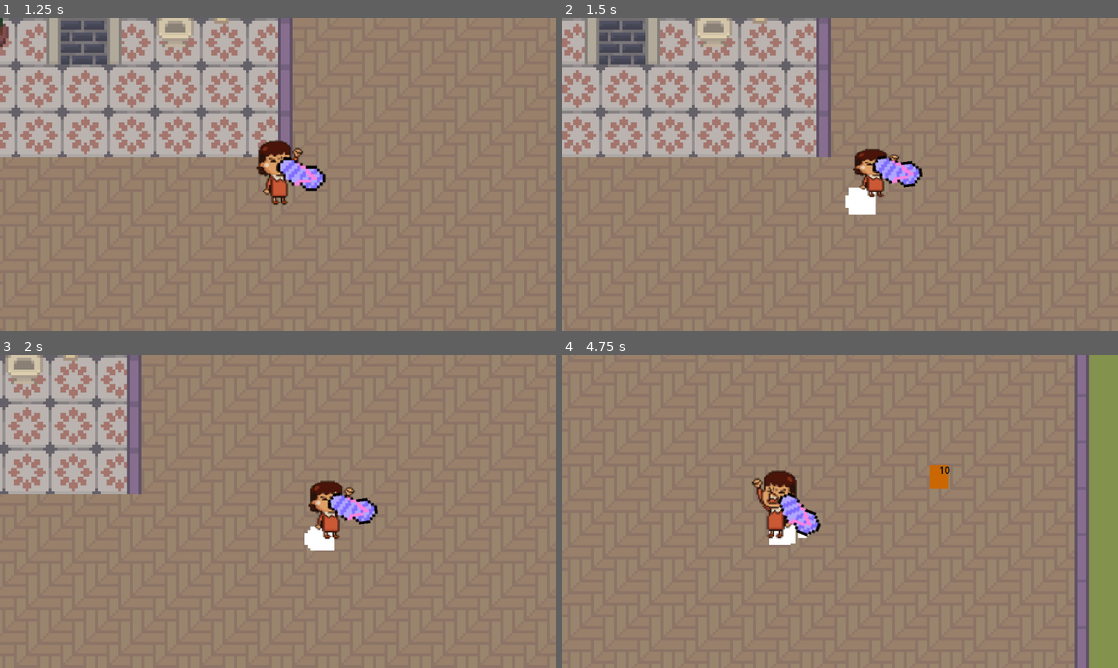
Above: before the commit, frames 1-4 (two rows, left to right).
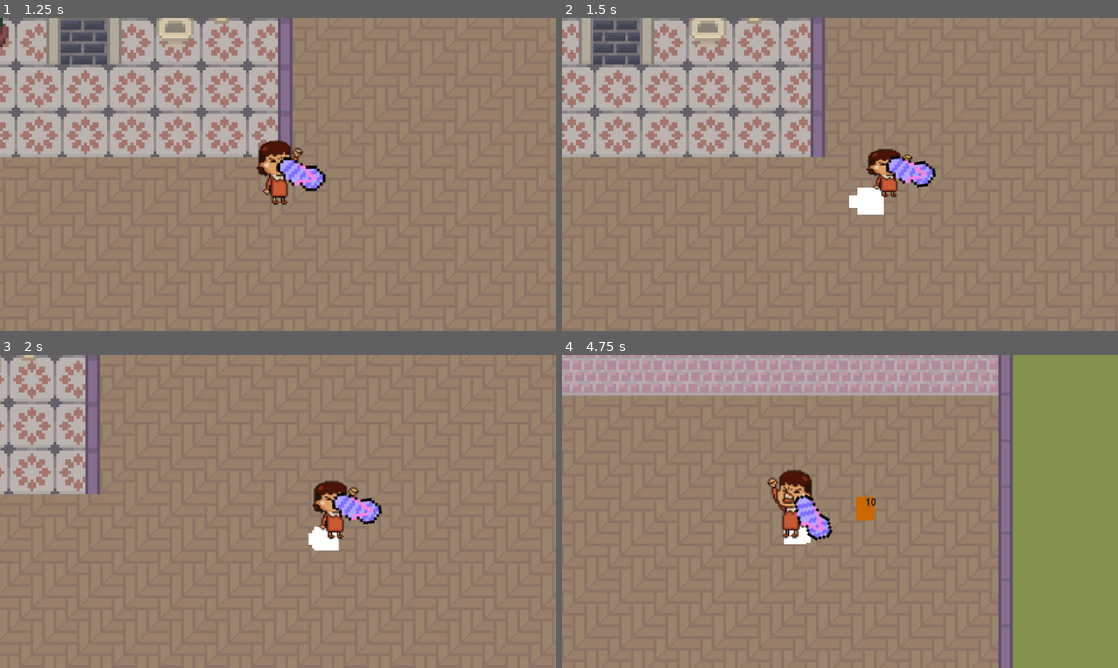
Above: after the commit, the same moments.

Repository: xntle/mom-fury
Game: Godot game, scene res://scenes/main_menu.tscn
Same seed, same stepped clock (60 frames per second), same inputs: the game is played once before the commit and once after it. Sound files missing from this copy of the repository are replaced by a short silence.
Inputs (mouse positions are in pixels of both pictures, inside the frame that each line leads up to):
- Up to frame 1 (1.25 s): click "Start" at 0.5 s
- Up to frame 2 (1.5 s): move the mouse to (962, 158) at 1.27 s; hold D (move_right) from 1.28 s (still down); tap Space (roll, bound only after the commit) at 1.35 s
- Up to frame 3 (2 s): keep holding D (move_right)
- Up to frame 4 (4.75 s): move the mouse to (728, 527) at 2.02 s; release D (move_right) at 2.03 s; hold S (move_down) 2.03-2.78 s; tap R (roll, bound only before the commit) at 2.1, 4.35 s; move the mouse to (895, 442) at 2.77 s; press the mouse at (895, 442) at 2.78 s; hold D (move_right) 2.78-3.53 s; move the mouse to (812, 574) at 3.52 s; release the mouse at (812, 574) at 3.53 s; hold W (move_up) 3.53-4.28 s; tap Space (roll, bound only after the commit) at 3.6 s; move the mouse to (1006, 558) at 4.27 s; hold A (move_left) from 4.28 s (still down)

Frame 1 is identical in both runs. In frame 2, 12% of the frame differs, in the area x 0-68%, y 0-63%; in frame 3, 8.1%; in frame 4, 29%, in the area x 0-95%, y 0-100%.

Commit message:
change to space bar and change player movement
1. Changed roll button to space bar

2. Changed player script to move manually(position+=velocity*delta) instead of using move_and_slide. So the enemies don't push the players around anymore, and we can write our own logic for what happens when enemy touches the player

Diff:
--- a/project.godot
+++ b/project.godot
@@ -53,7 +53,7 @@
 }
 roll={
 "deadzone": 0.5,
-"events": [Object(InputEventKey,"resource_local_to_scene":fa …(139 unchanged characters)… d":false,"keycode":0,"physical_keycode":82,"key_label":0,"unicode":0,"location":0,"echo":false,"script":null)
+"events": [Object(InputEventKey,"resource_local_to_scene":fa …(139 unchanged characters)… d":false,"keycode":0,"physical_keycode":32,"key_label":0,"unicode":0,"location":0,"echo":false,"script":null)
 ]
 }
 weapon_next={
--- a/scripts/player.gd
+++ b/scripts/player.gd
@@ -94,7 +94,7 @@
 	position.x = clamp(position.x, 0, screen_size.x)
 	position.y = clamp(position.y, 0, screen_size.y)
 
-	move_and_slide()
+	position+=velocity*delta
 
 func _input(event):
 	if event is InputEventMouseMotion:
